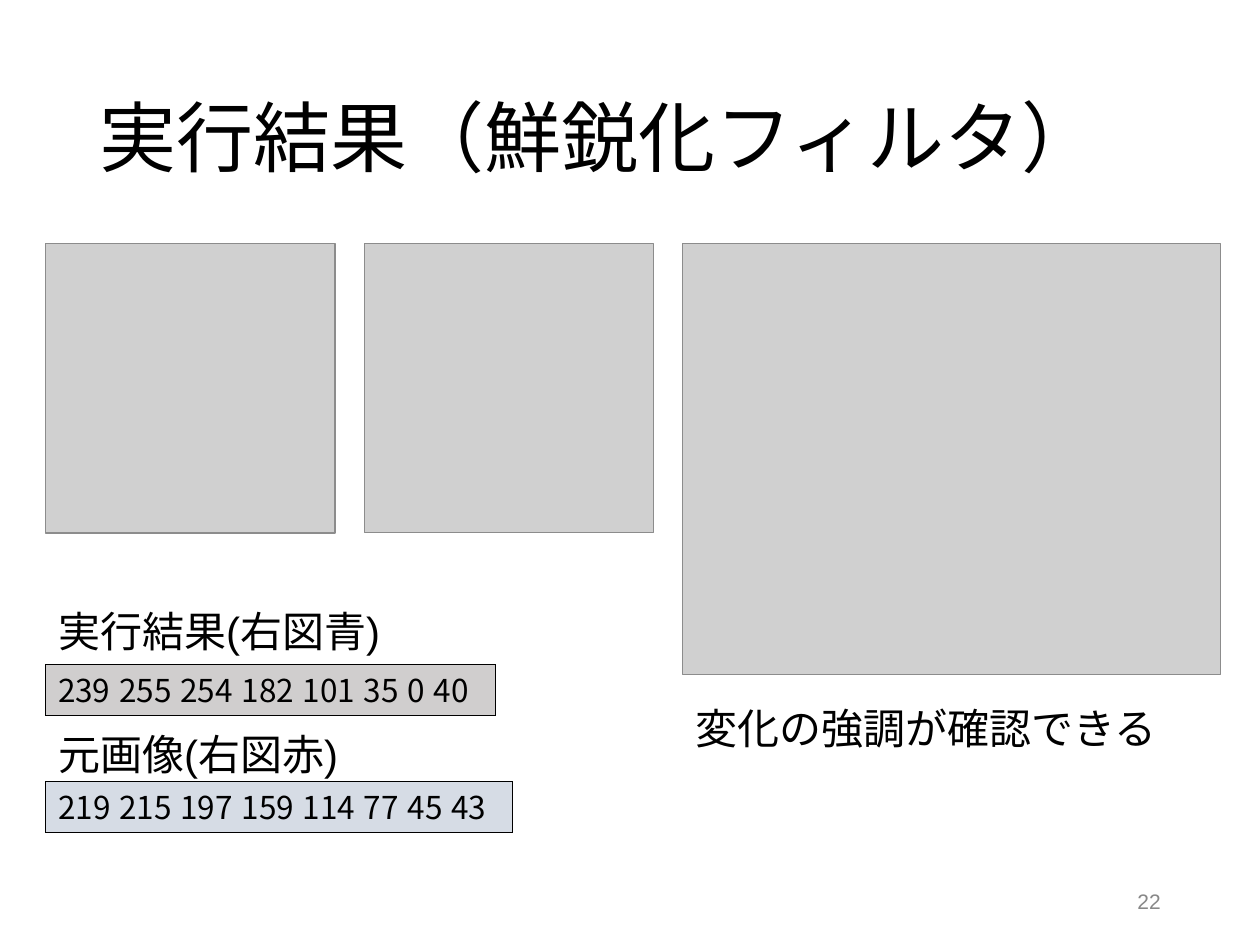
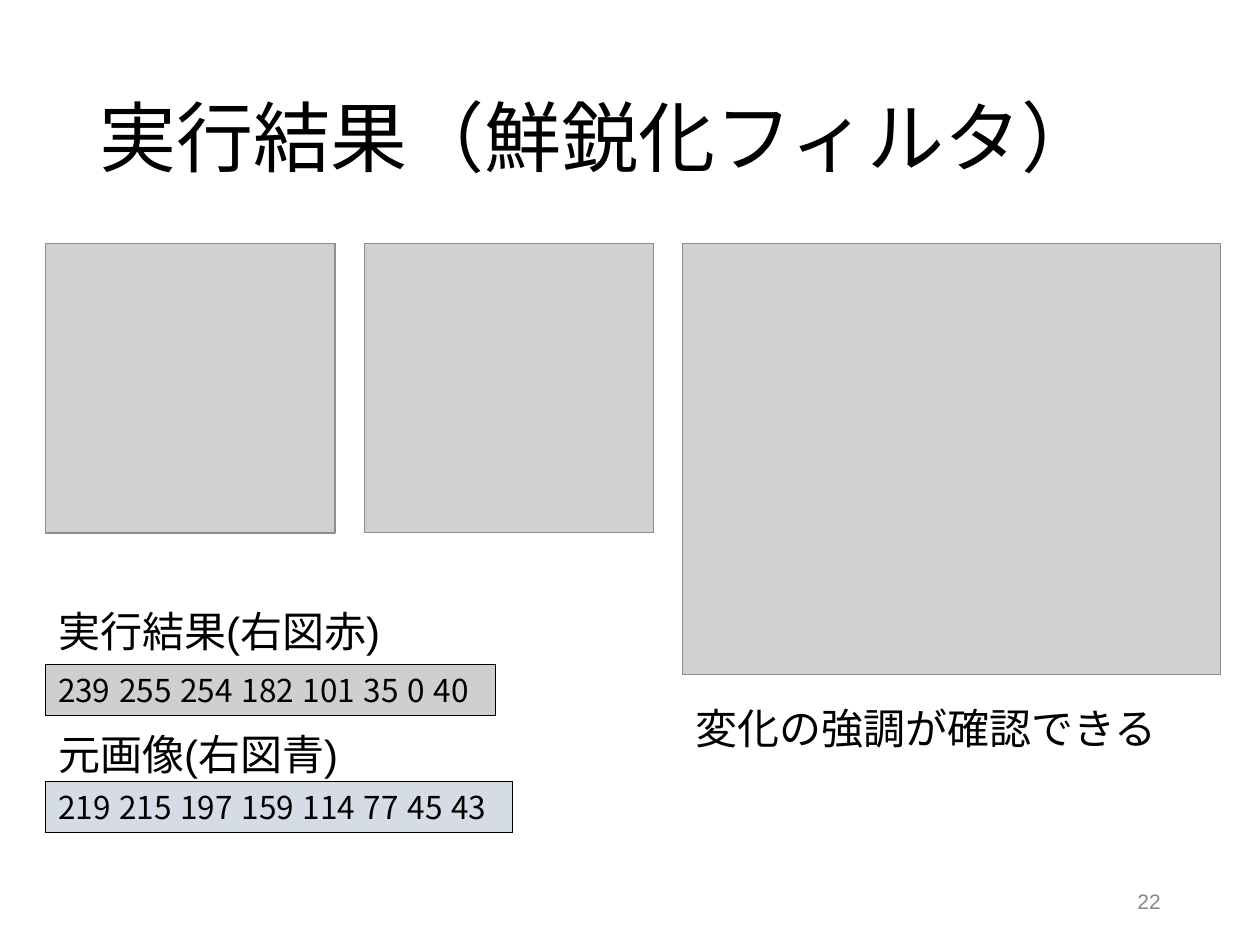
Before and after one commit to tamu0106/IN4_exp, a slide deck: slide 22 of exp_c/slide/exp_C_refine.pptx. Drawn at 1260x945 pixels with LibreOffice and Linux fonts; fonts in the diff are those of the drawing; grey boxes stand for pictures. Boxes give left, top, right and bottom in pixels: in the first picture for what was removed or moved away, otherwise in the second. Text is boxed around its words. In the diff, an @@ line names an element or a change of style, - is before the commit and + after.

```diff
--- a/exp_c/slide/exp_C_refine.pptx
+++ b/exp_c/slide/exp_C_refine.pptx
@@ text at (58, 611, 380, 656): text changed @@
-実行結果(右図青)
+実行結果(右図赤)
@@ text at (58, 734, 338, 779): text changed @@
-元画像(右図赤)
+元画像(右図青)
```
Also in this commit, not shown: 2 other slides changed, 1 other file.
